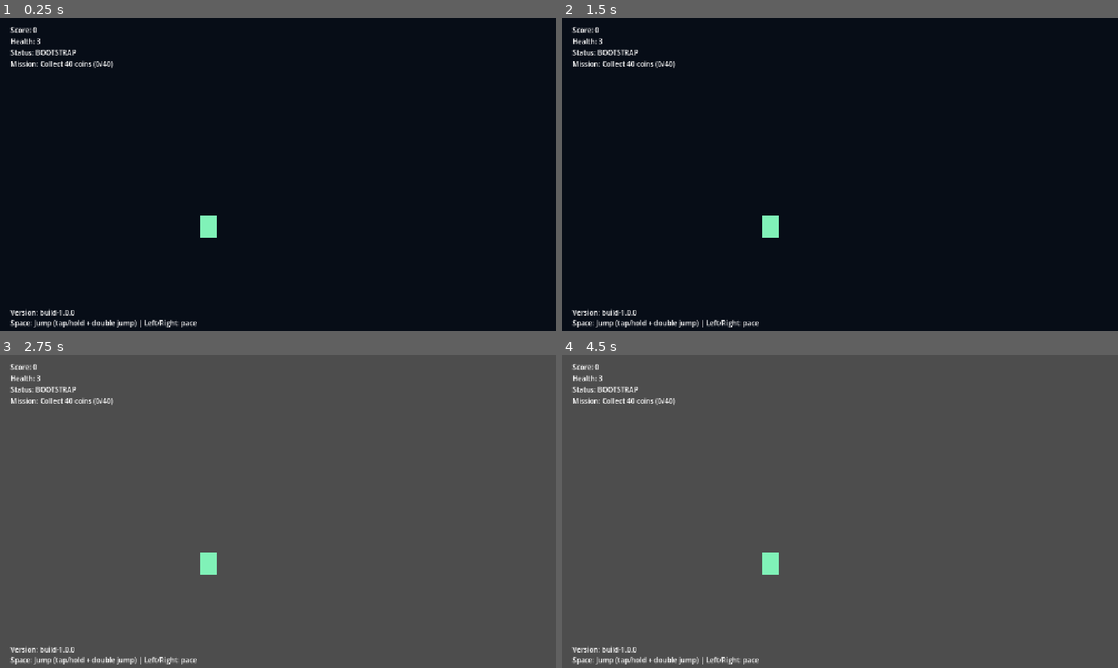
Above: before the commit, frames 1-4 (two rows, left to right).
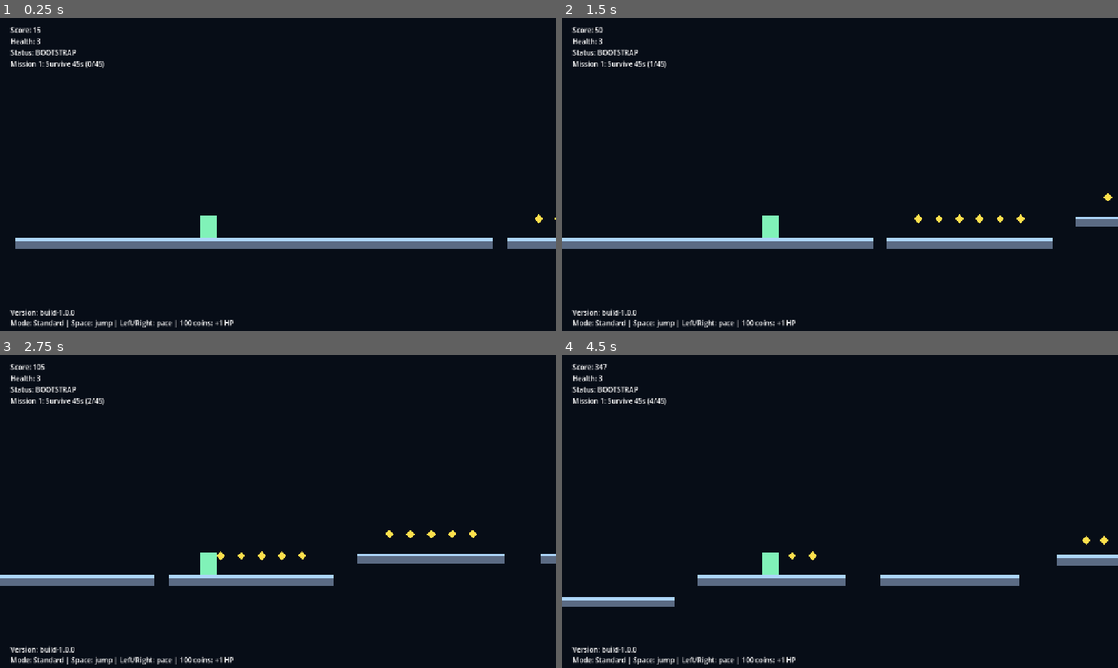
Above: after the commit, the same moments.

Repository: DKE-DEV-33/Endless-Runner-Redux
Game: Godot game, scene res://scenes/Main.tscn
Two runs of this game, one before a commit and one after it. Both use one fixed random seed, a clock stepped at 60 frames per second and the inputs below.
Inputs:
- Up to frame 1 (0.25 s): no input
- Up to frame 2 (1.5 s): tap Enter at 0.5 s; hold Right (ui_right) from 0.53 s (still down); tap Space (jump) at 0.77 s
- Up to frame 3 (2.75 s): tap Space (jump) at 1.52 s; release Right (ui_right) at 2.03 s; hold Left (ui_left) from 2.03 s (still down)
- Up to frame 4 (4.5 s): release Left (ui_left) at 2.78 s; hold Right (ui_right) 2.78-4.28 s; tap Space (jump) at 3.02, 3.77 s; hold Left (ui_left) from 4.28 s (still down)

The runs differ from the first frame. In frame 1, 4.2% of the frame differs, in the area x 1-100%, y 2-99%; in frame 2, 4.2%; in frame 3, 100%; in frame 4, 100%, in the area x 0-100%, y 0-100%.
Error before the commit: Parse Error: Function "sinf()" not found in base self. (res://scripts/main.gd:754)

Commit message:
Fix Godot math call by replacing sinf with sin

Diff:
--- a/scripts/main.gd
+++ b/scripts/main.gd
@@ -751,7 +751,7 @@
 	for i: int in total_samples:
 		var t: float = float(i) / float(sample_rate)
 		var env: float = 1.0 - (float(i) / float(total_samples))
-		var sample: float = sinf(TAU * frequency * t) * env * 0.42
+		var sample: float = sin(TAU * frequency * t) * env * 0.42
 		var s: int = int(clampi(int(sample * 32767.0), -32768, 32767))
 		data[i * 2] = s & 0xFF
 		data[i * 2 + 1] = (s >> 8) & 0xFF
